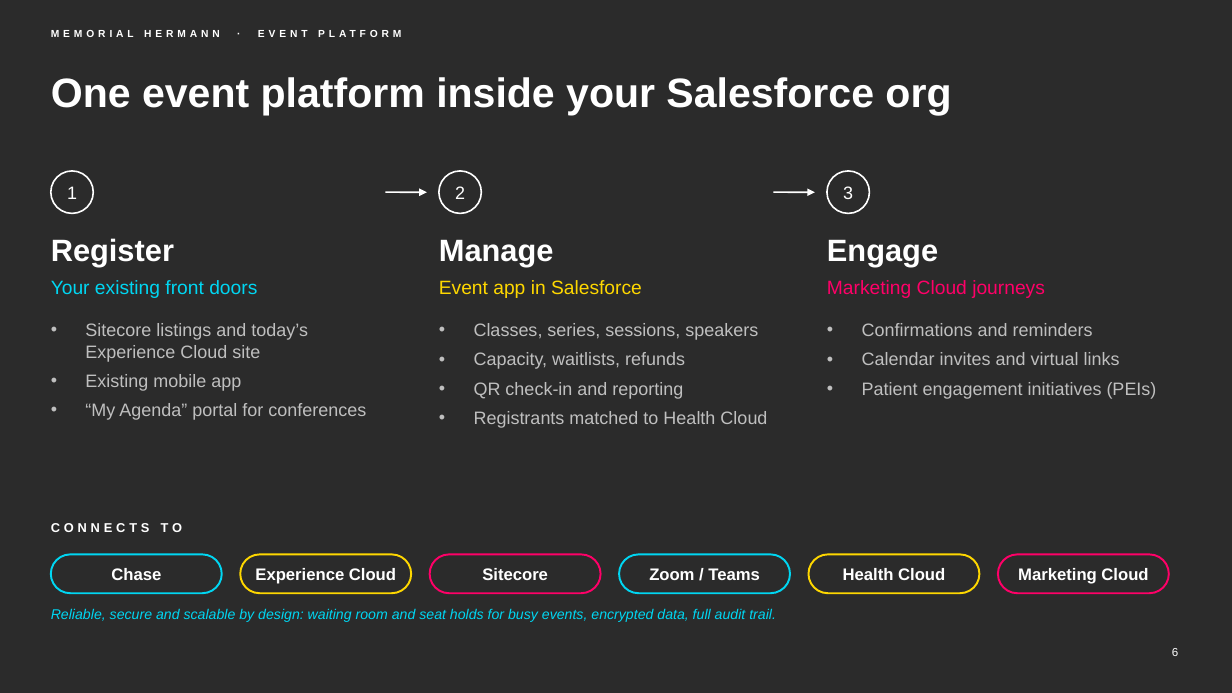
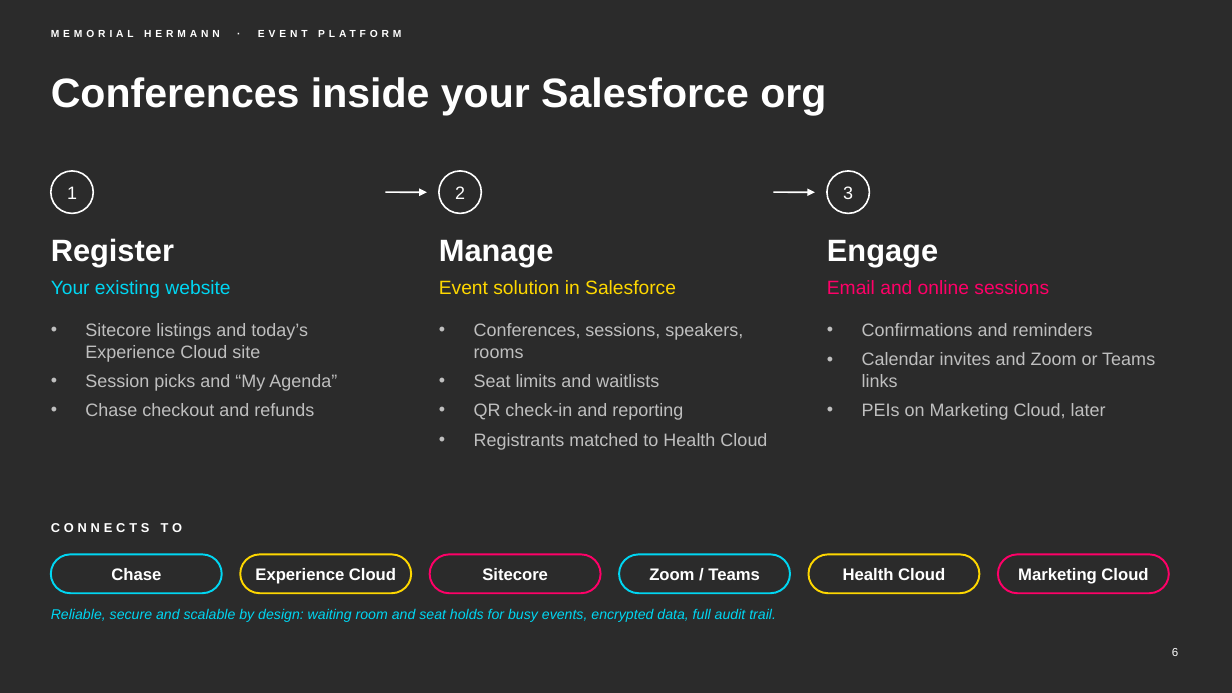
Before and after one commit to chintasurya/preSales_Memorial-hermann, a slide deck: slide 6 of deck/Memorial-Hermann-Event-Platform.pptx. Drawn at 1232x693 pixels with LibreOffice and Linux fonts; fonts in the diff are those of the drawing; background and template pictures are left out; a plain dark background stands for a picture behind light text. Boxes give left, top, right and bottom in pixels: in the first picture for what was removed or moved away, otherwise in the second. Text is boxed around its words. In the diff, an @@ line names an element or a change of style, - is before the commit and + after.

```diff
--- a/deck/Memorial-Hermann-Event-Platform.pptx
+++ b/deck/Memorial-Hermann-Event-Platform.pptx
@@ title at box(51, 77, 826, 115): text changed @@
-One event platform inside your Salesforce org
+Conferences inside your Salesforce org
@@ text at box(51, 280, 230, 298): text changed @@
-Your existing front doors
+Your existing website
@@ text at box(439, 280, 676, 294): text changed @@
-Event app in Salesforce
+Event solution in Salesforce
@@ text at box(827, 280, 1049, 294): text changed @@
-Marketing Cloud journeys
+Email and online sessions
@@ text at box(862, 352, 1155, 420): text changed @@
-• Calendar invites and virtual links
-• Patient engagement initiatives (PEIs)
+• Calendar invites and Zoom or Teams links
+• PEIs on Marketing Cloud, later
@@ text at box(85, 374, 337, 416): text changed @@
-• Existing mobile app
-• “My Agenda” portal for conferences
+• Session picks and “My Agenda”
+• Chase checkout and refunds
@@ text at box(474, 374, 659, 387): text changed @@
-• Classes, series, sessions, speakers
-• Capacity, waitlists, refunds
+• Conferences, sessions, speakers, rooms
+• Seat limits and waitlists
```
Also in this commit, not shown: 16 other slides changed, 2 slides added, 3 slides removed, 9 other files.
